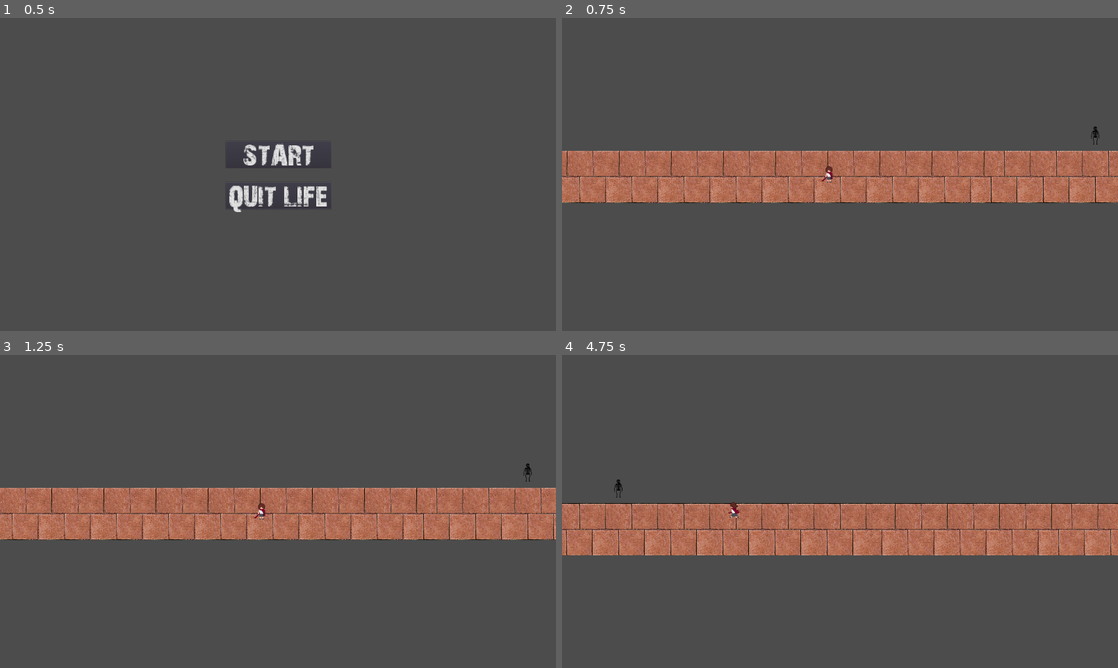
Above: before the commit, frames 1-4 (two rows, left to right).
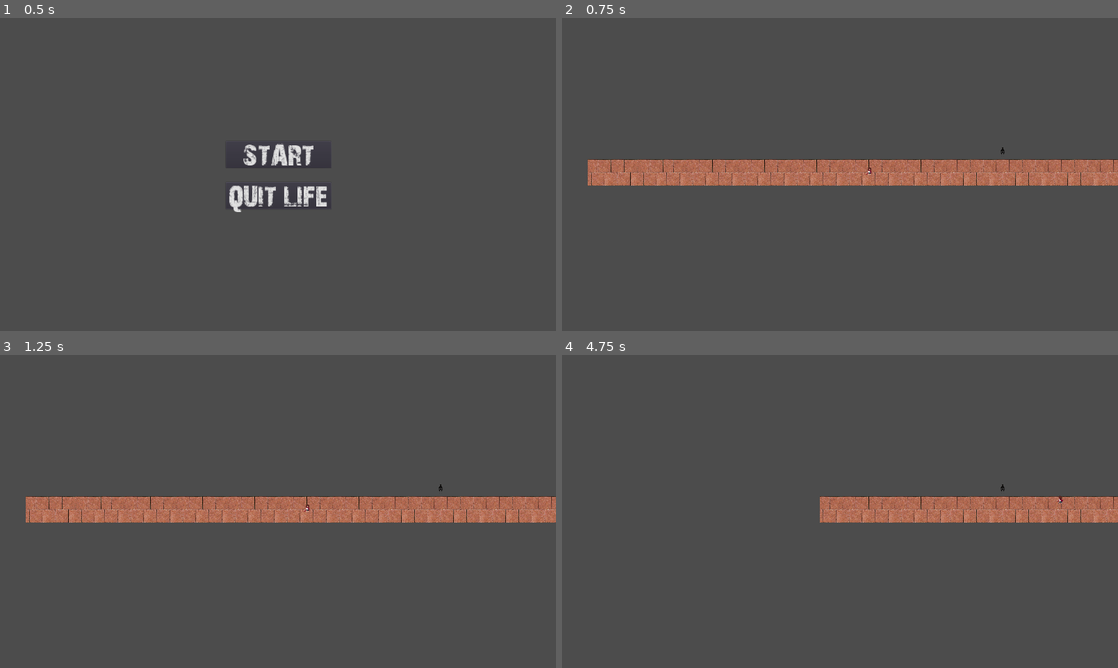
Above: after the commit, the same moments.

Repository: LadyVolk/The-Modern-Triad
Game: Godot game, scene res://Infra/Menu.tscn
Same seed, same stepped clock (60 frames per second), same inputs: the game is played once before the commit and once after it. The engine's default icon, where the game draws it, is replaced by a stand-in: a white triangle on a blue panel in a dark square. Sound files missing from this copy of the repository are replaced by a short silence.
Inputs (mouse positions are in pixels of both pictures, inside the frame that each line leads up to):
- Up to frame 1 (0.5 s): no input
- Up to frame 2 (0.75 s): click "START" at 0.5 s
- Up to frame 3 (1.25 s): no input
- Up to frame 4 (4.75 s): move the mouse to (962, 495) at 1.27 s; hold D (player_right) 1.28-2.03 s; hold Right mouse button (melee_attack) 1.28-2.03 s; tap Space (player_dash) at 1.55, 2.1, 3.8 s; move the mouse to (728, 527) at 2.02 s; hold S (player_down) 2.03-2.78 s; click (728, 527) at 2.3 s; move the mouse to (895, 442) at 2.77 s; press the mouse at (895, 442) at 2.78 s; hold D (player_right) 2.78-3.53 s; right-click (895, 442) at 3.05 s; move the mouse to (812, 574) at 3.52 s; release the mouse at (812, 574) at 3.53 s; hold W (player_up) 3.53-4.28 s; right-click (812, 574) at 3.6 s; move the mouse to (1006, 558) at 4.27 s; hold A (player_left) from 4.28 s (still down); hold Space (player_dash) from 4.28 s (still down); click (1006, 558) at 4.55 s

Frame 1 is identical in both runs. In frame 2, 12% of the frame differs, in the area x 0-100%, y 34-60%; in frame 3, 12%; in frame 4, 16%, in the area x 0-100%, y 39-64%.
Error after the commit: Invalid set index 'limit_left' (on base: 'null instance') with value of type 'float'. (res://PlayerStuff/Player.gd:284)

Commit message:
started cleaning self scene

Diff:
--- a/game/Bosses/Anxiety/Level2.tscn
+++ b/game/Bosses/Anxiety/Level2.tscn
@@ -143,6 +143,7 @@
 layer = 2
 
 [node name="FadeIn" type="ColorRect" parent="Shaders"]
+visible = false
 material = SubResource( 4 )
 margin_right = 1920.0
 margin_bottom = 1080.0
@@ -152,6 +153,7 @@
 }
 
 [node name="Pixel" type="ColorRect" parent="Shaders"]
+visible = false
 material = ExtResource( 6 )
 anchor_right = 1.0
 anchor_bottom = 1.0
--- a/game/Bosses/Self/Self.gd
+++ b/game/Bosses/Self/Self.gd
@@ -5,8 +5,7 @@
 signal set_HUD
 signal died
 signal stop_boss
-signal increase_boss_speed
-signal decrease_boss_speed
+
 
 onready var image = $Image
 onready var animation = $AnimationPlayer
@@ -48,15 +47,9 @@
 						}
 
 func _ready():
-	mode = "self"
 	health = max_health
 	emit_signal("set_HUD", max_health)
 
-	if mode == "self":
-		$Camera.queue_free()
-	elif mode == "transition":
-		$Camera.current = true
-		$Camera.zoom = Vector2(0.5, 0.5)
 
 
 func _process(delta):
@@ -92,31 +85,22 @@
 		and not stunned:
 		still_time = 0
 
-		heal(movement_heal*delta)
-
 	movement = move_and_slide(movement + dash_movement*delta +
 							  knockback_movement*delta)
 
 
 	update_player_sprite()
 
-	if mode == "depression":
-		#slowdown by depression
-		max_speed = max(min_speed, max_speed - speed_slowdown * delta)
 
 
 
 func _input(event):
-	if mode == "depression":
-		if event.is_action_pressed("player_dash"):
-			dash()
-		elif event.is_action_pressed("melee_attack"):
-			melee_attack()
-	if mode == "anxiety":
-		if event.is_action_pressed("player_dash"):
-			dash()
-		elif event.is_action_pressed("shoot"):
-			emit_signal("shoot", position, get_player_direction())
+
+	if event.is_action_pressed("melee_attack"):
+		melee_attack()
+
+	elif event.is_action_pressed("shoot"):
+		emit_signal("shoot", position, get_player_direction())
 
 
 func get_player_direction():
@@ -126,17 +110,6 @@
 	return  (mouse_pos - center_player).normalized()
 
 
-func dash():
-	if not $DashCooldown.is_stopped() or stunned:
-		return
-
-	$DashCooldown.start()
-
-	movement = Vector2()
-	var direction = get_player_direction()
-	$Tween.interpolate_property(self, "dash_movement", direction * dash_strength,
-							Vector2(), dash_time, Tween.TRANS_QUAD, Tween.EASE_OUT_IN)
-	$Tween.start()
 
 func apply_movement(acceleration):
 	movement += acceleration
@@ -199,30 +172,6 @@
 		set_collision_mask(0)
 
 
-func heal(heal):
-	health = min(max_health, health+heal)
-
-	emit_signal("update_health", health)
-
-
-func stun(stun_time, direction, force):
-	if stunned:
-		return
-
-	AudioManager.play_sfx("stun_sound", 0.2)
-
-	stunned = true
-
-	if direction:
-		knockback(direction, force)
-
-	yield(get_tree().create_timer(stun_time), "timeout")
-
-	if died:
-		emit_signal("died")
-		queue_free()
-
-	stunned = false
 
 func melee_attack():
 	if attacking:
@@ -264,26 +213,4 @@
 
 
 func _on_Damage_body_shape_entered(_body_id, body, _body_shape, _area_shape):
-	if not $Damage.visible:
-		return
-	if(body.is_in_group("boss")):
-		body.take_damage(melee_damage)
-		$AnimationPlayer.stop(false)
-		yield(get_tree().create_timer(player_hit_stun), "timeout")
-		$AnimationPlayer.play()
-
-
-func knockback(direction, force):
-	take_damage(10)
-
-	$Tween.interpolate_property(self, "knockback_movement",
-								direction.normalized() * force, Vector2(),
-								0.4,Tween.TRANS_QUAD, Tween.EASE_OUT)
-	$Tween.start()
-
-func change_cam_limit(pos):
-	$Camera.limit_left = pos
-
-
-func change_speed():
-	max_speed = 200
+	pass
--- a/game/PlayerStuff/Player.gd
+++ b/game/PlayerStuff/Player.gd
@@ -48,16 +48,15 @@
 						}
 
 func _ready():
-	#mode = Global.mode
-	mode = Global.mode
+	mode = "self"
 	health = max_health
 	emit_signal("set_HUD", max_health)
-	if mode == "depression" or mode == "anxiety":
-		$Camera.queue_free()
-	elif mode == "transition":
+
+	if mode == "transition":
 		$Camera.current = true
 		$Camera.zoom = Vector2(0.5, 0.5)
-
+	else:
+		$Camera.queue_free()
 
 func _process(delta):
 	if disable or Global.freeze:
Not shown: 4 places in game/Bosses/Self/Level3.tscn that only renumber resources
